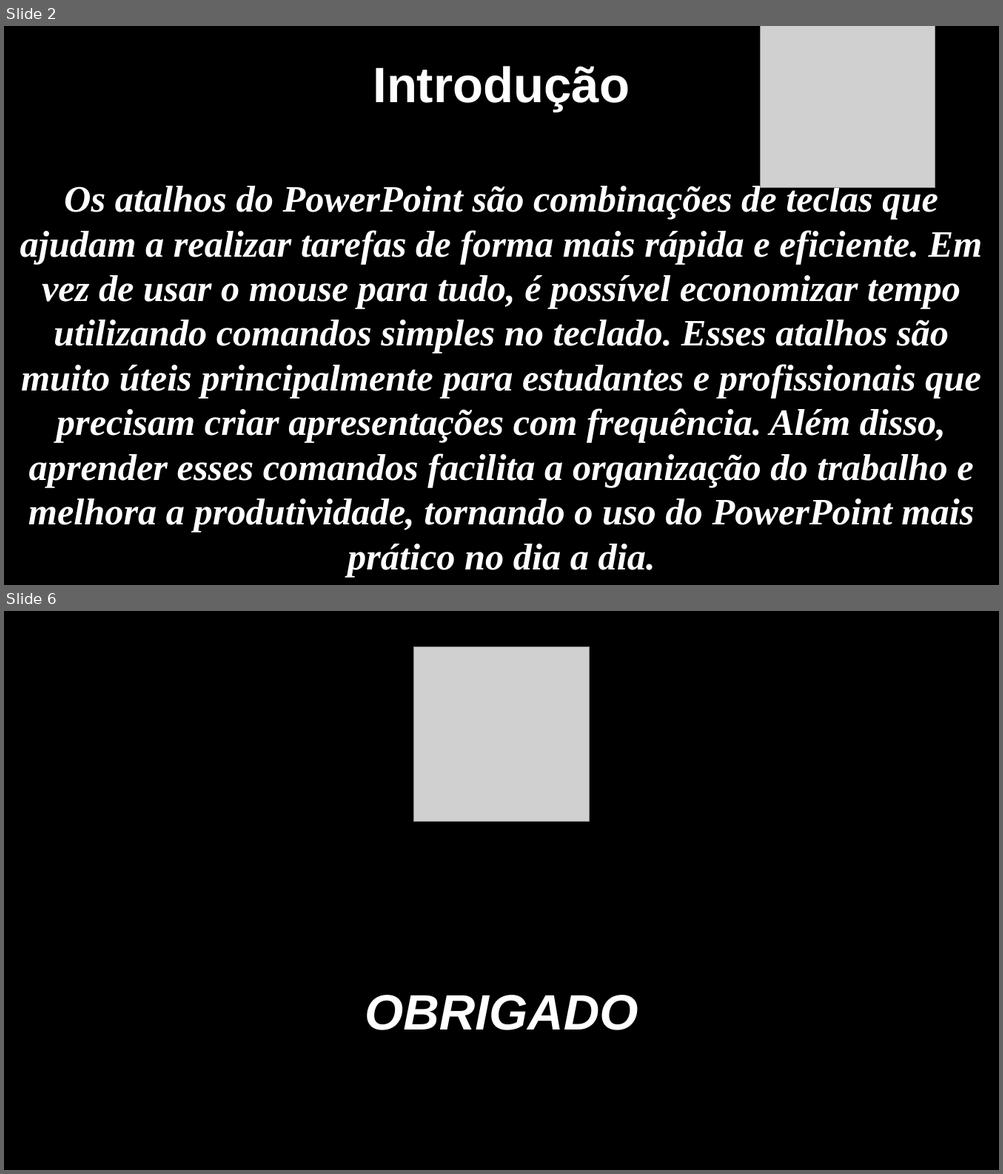
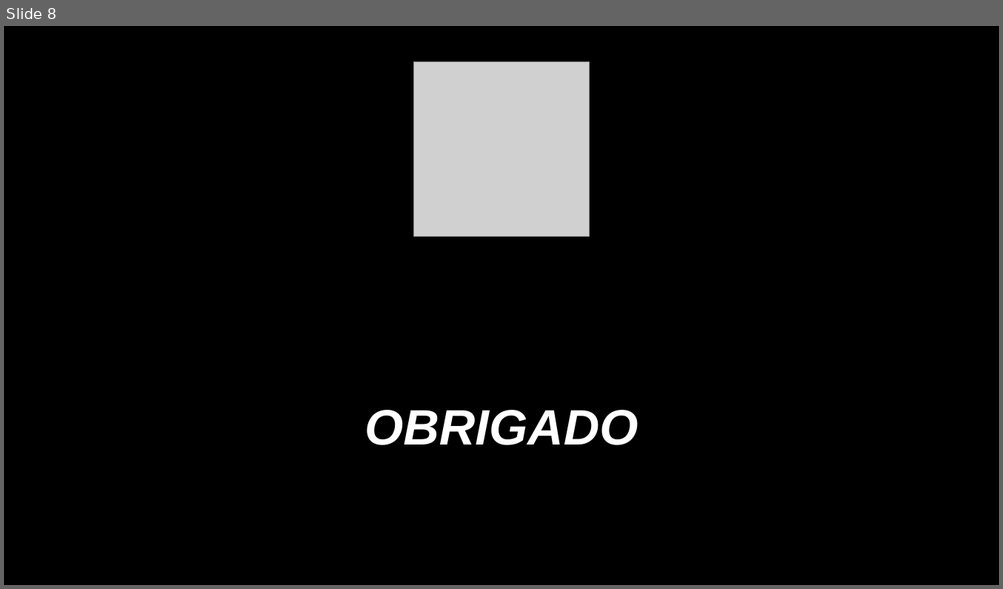
Before and after one commit to CauaReck/ptic, a slide deck: Cauã Reck Mello 1DS.pptx. Shown one above the other, each under a label of ours: slides 2 and 6 before the commit, slide 8 after it; the slides between them are not shown. The pictures are 1003x1174 and 1003x589 pixels, drawn with LibreOffice and Linux fonts; fonts in the diff are those of the drawing; grey boxes stand for pictures; background and template pictures are left out. Boxes give left, top, right and bottom in pixels: in the first picture for what was removed or moved away, otherwise in the second. Text is boxed around its words. In the diff, an @@ line names an element or a change of style, - is before the commit and + after.

```diff
--- a/Cauã Reck Mello 1DS.pptx
+++ b/Cauã Reck Mello 1DS.pptx
@@ slide 2 removed at [4, 26, 999, 585], background #000000 @@
@@ picture removed at [760, 26, 935, 187] @@
@@ text removed at [373, 66, 629, 112] @@
-Introdução
@@ text removed at [20, 183, 982, 577] @@
-Os atalhos do PowerPoint são combinações de teclas que ajudam a realizar tarefas de forma mais rápida e eficiente. Em vez de usar o mouse para tudo, é possível economizar tempo utilizando comandos simples no teclado. Esses atalhos são muito úteis principalmente para estudantes e profissionais que precisam criar apresentações com frequência. Além disso, aprender esses comandos facilita a organização do trabalho e melhora a produtividade, tornando o uso do PowerPoint mais prático no dia a dia.
@@ what was slide 6 is now slide 8 @@
```
Also in this commit, not shown: 1 slide changed, 6 slides added, 3 other slides removed.
